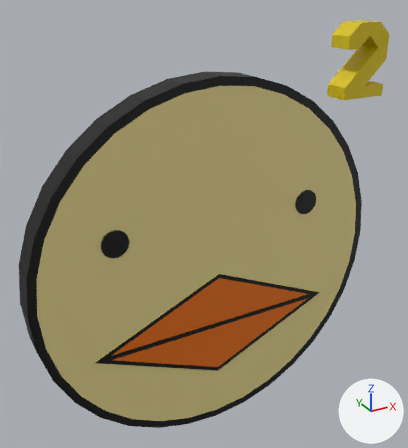
The FBX model Assets/MinigameTrigger/MinigameTrigger21.fbx as it was, and as the next commit left it.
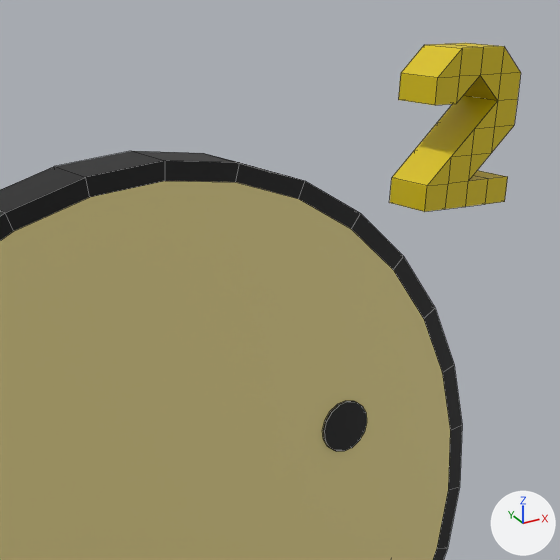
Old and new are each drawn whole from a camera (50 mm lens) standing at (-2.81, -4.94, 2.96) and looking at (-0.02, 0.13, 0.43) and again close up on the part from 35% to 100% of the width and 0% to 59% of the height. The lights are fixed; the arrows at lower right show +X, +Y and +Z. The close-ups show mesh edges as thin lines. Where no turn or scale is listed for an object, it has been applied to the vertices.

In view in the first close-up: '실린더'.
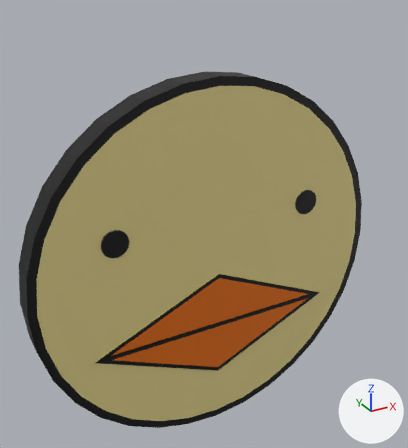
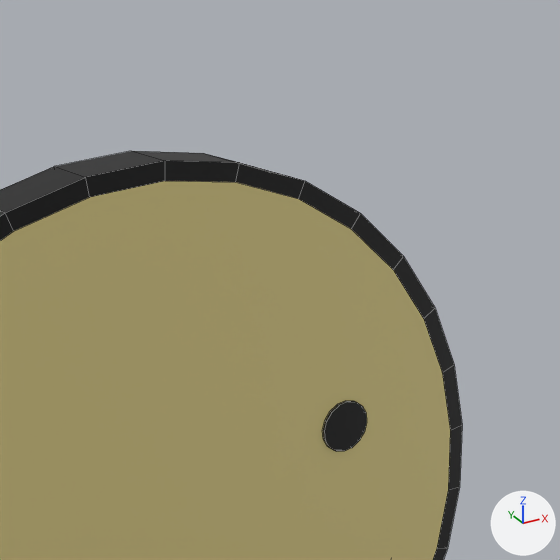
The newer file is also rescaled (x0.962) as a whole; pictures and numbers use the older file's frame.

The change, as a diff of the scene's bpy script:
```diff
--- a/Assets/MinigameTrigger/MinigameTrigger21.fbx.py
+++ b/Assets/MinigameTrigger/MinigameTrigger21.fbx.py
@@ me_실린더 @@
 me_실린더.from_pydata(...)  # 268 vertices, 211 faces; spans x -2.08..2.18, y -0.19..0.16, z -2.08..2.5
 # used by ob_실린더; location = (0.0, 0.0, 0.0)
+# me_실린더 part 1: the loose piece of 56 vertices spanning x 1.6..2.18, y -0.14..0.14, z 1.69..2.5 is deleted
 me_실린더.materials.append(mat_white)
@@ me_실린더 @@
 me_실린더.materials.append(mat_orange)
-me_실린더.materials.append(mat_yellow)  # yellow #ddc400
```

Boxes (x1, y1, x2, y2) around the edits, measured in the close-ups (560 x 560 px):
'실린더', reshaped: before (0, 43, 521, 560); after (0, 151, 462, 560)
part 1 of me_실린더, deleted (yellow): before (389, 43, 521, 212)
